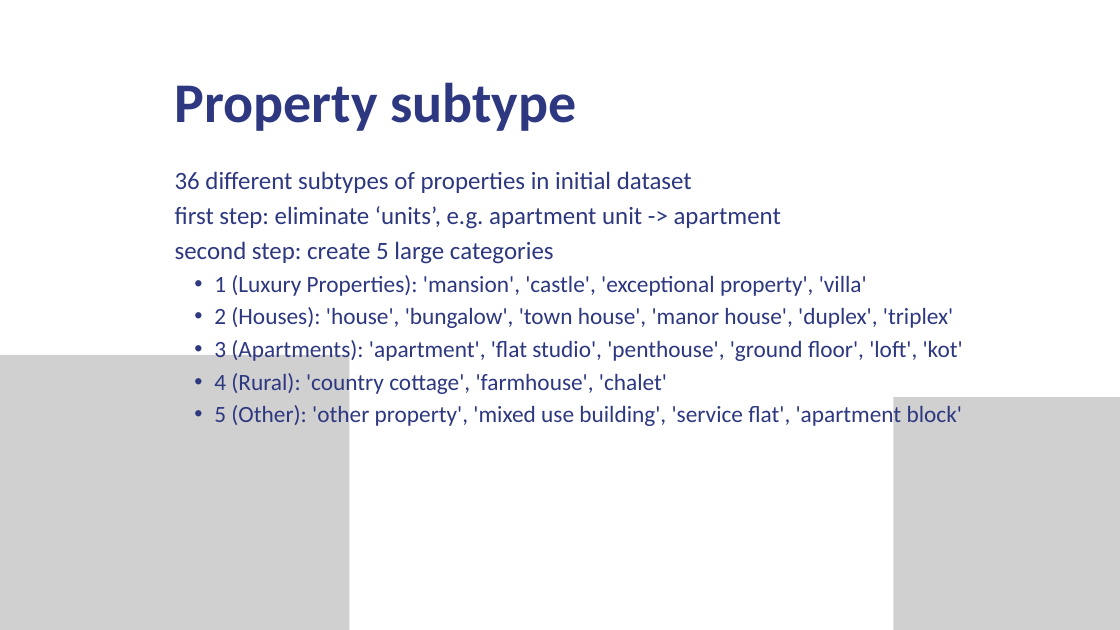
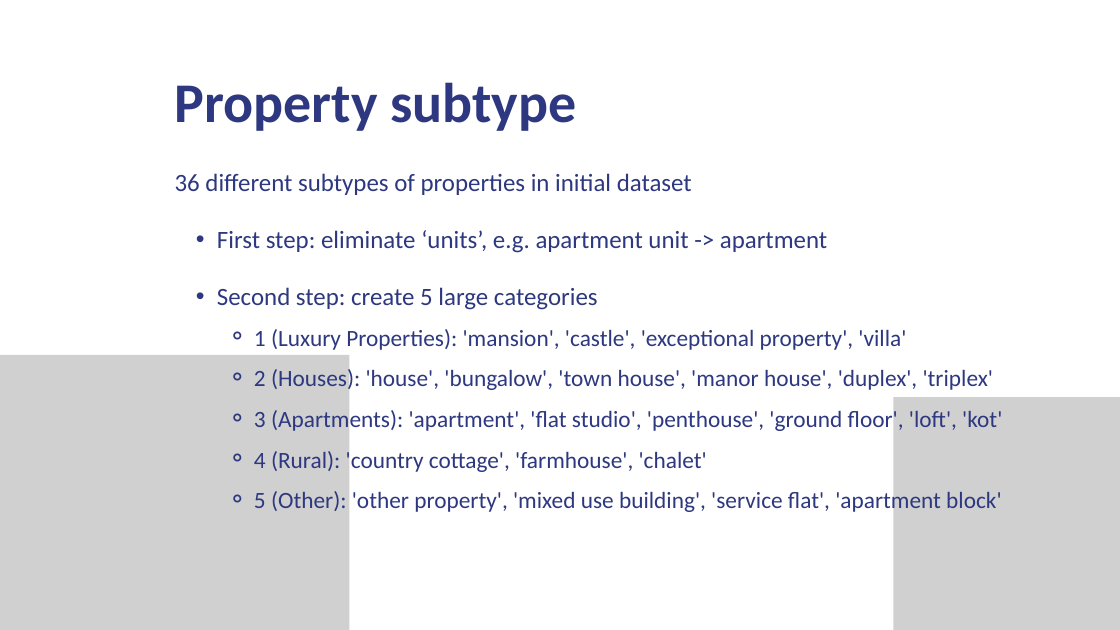
Before and after one commit to Alkszo/immo_eliza_analysis, a slide deck: slide 5 of presentation/immo-eliza_analysis.pptx. Drawn at 1120x630 pixels with LibreOffice and Linux fonts; fonts in the diff are those of the drawing; grey boxes stand for pictures. Boxes give left, top, right and bottom in pixels: in the first picture for what was removed or moved away, otherwise in the second. Text is boxed around its words. In the diff, an @@ line names an element or a change of style, - is before the commit and + after.

```diff
--- a/presentation/immo-eliza_analysis.pptx
+++ b/presentation/immo-eliza_analysis.pptx
@@ text at [175,173,1002,514]: line spacing 44.8pt to 55.7pt; bullet • to ⚬; list level 2 to 3 in "1 (Luxury Properties): 'mansion', 'castle', ..."; line spacing 42pt to 52.2pt; list level 2 to 3 in "2 (Houses): 'house', 'bungalow', 'town ..."; list level 2 to 3 in "3 (Apartments): 'apartment', 'flat studio', ..."; list level 2 to 3 in "4 (Rural): 'country cottage', 'farmhouse', ..."; list level 2 to 3 in "5 (Other): 'other property', 'mixed ..." @@
@@ text at [217,230,827,310]: text changed @@
-first step: eliminate ‘units’, e.g. apartment unit -> apartment
-second step: create 5 large categories
+  • First step: eliminate ‘units’, e.g. apartment unit -> apartment
+  • Second step: create 5 large categories
```
Also in this commit, not shown: 5 other slides changed.
